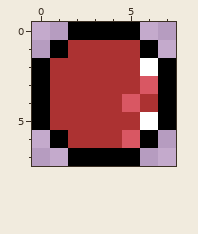
Two versions of one pixel-art file, assets/raw/projectiles.ase. Above: the version before the commit.
8x8 pixels, 1 frame.
After the commit:
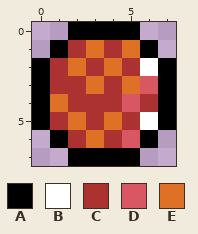
Palette (. is transparent): A #000000  B #ffffff  C #ac3232  D #d95763  E #df7126
Commit message: fixed angle calculation of projectile, made glaze meta stuff into its own file
What changed:
y 1: x 3 C -> E; x 5 C -> E
y 2: x 2 C -> E; x 4 C -> E
y 3: x 3 C -> E; x 5 C -> E
y 4: x 1 C -> E
y 5: x 2 C -> E; x 4 C -> E
y 6: x 3 C -> E
Boxes around the changes in both pictures, in picture pixels (x1, y1, x2, y2):
changed: (50, 40, 140, 148)
